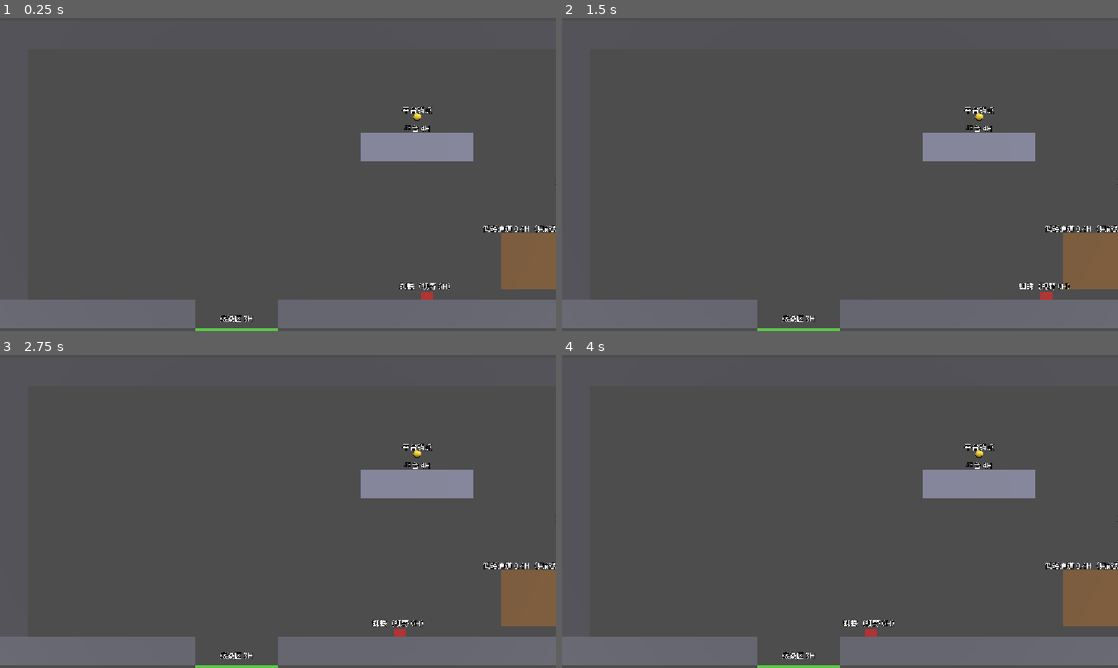
Above: before the commit, frames 1-4 (two rows, left to right).
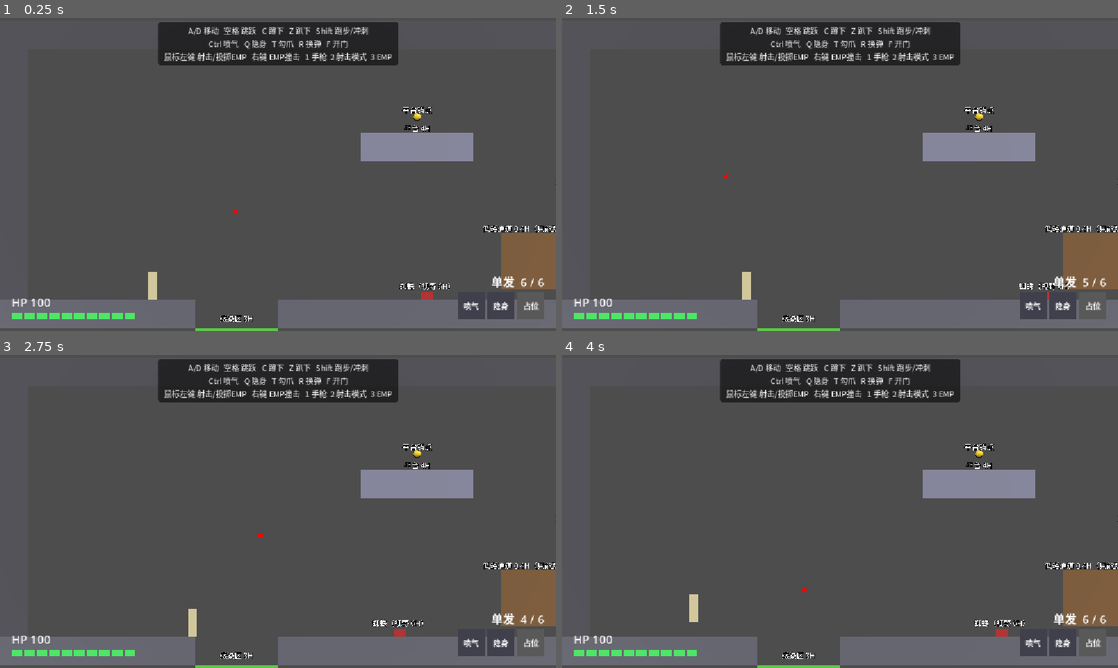
Above: after the commit, the same moments.

Repository: redleaf05812/yx01-prototype
Game: Godot game, scene res://scenes/room_01.tscn
Same seed, same stepped clock (60 frames per second), same inputs: the game is played once before the commit and once after it.
Inputs (mouse positions are in pixels of both pictures, inside the frame that each line leads up to):
- Up to frame 1 (0.25 s): no input
- Up to frame 2 (1.5 s): tap Enter at 0.5 s; move the mouse to (962, 158) at 0.52 s; hold D (move_right, bound only after the commit) 0.53-1.28 s; right-click (962, 158) at 0.6 s; click (962, 158) at 0.67 s; tap Space (jump, bound only after the commit) at 0.77 s; move the mouse to (728, 190) at 1.27 s; hold A (move_left, bound only after the commit) from 1.28 s (still down); tap C (crouch, bound only after the commit) at 1.35 s
- Up to frame 3 (2.75 s): tap Space (jump, bound only after the commit) at 1.52 s; move the mouse to (333, 442) at 2.02 s; release A (move_left, bound only after the commit) at 2.03 s; hold D (move_right, bound only after the commit) from 2.03 s (still down); click (333, 442) at 2.1 s
- Up to frame 4 (4 s): move the mouse to (812, 574) at 2.77 s; tap 2 (fire_mode, bound only after the commit) at 2.85 s; click (812, 574) at 2.92 s; tap Space (jump, bound only after the commit) at 3.02, 3.77 s; move the mouse to (1006, 558) at 3.52 s; release D (move_right, bound only after the commit) at 3.53 s; hold A (move_left, bound only after the commit) from 3.53 s (still down); tap T (grapple, bound only after the commit) at 3.6 s

The runs differ from the first frame. In frame 1, 7.1% of the frame differs, in the area x 2-98%, y 1-97%; in frame 2, 7.2%; in frame 3, 7.1%; in frame 4, 7.5%.
Error before the commit: Parse Error: Identifier "_burst_left" not declared in the current scope. (res://scripts/player.gd:244)

Commit message:
Declare _burst_left (missing var)

Diff:
--- a/scripts/player.gd
+++ b/scripts/player.gd
@@ -64,6 +64,7 @@
 # 射击
 var fire_mode := 0    # 0 = 单发, 1 = 三连发
 var _recoil := 0.0    # 后坐力：枪口上抬的弧度
+var _burst_left := 0     # 三连发剩余发数
 
 
 func _ready() -> void:
